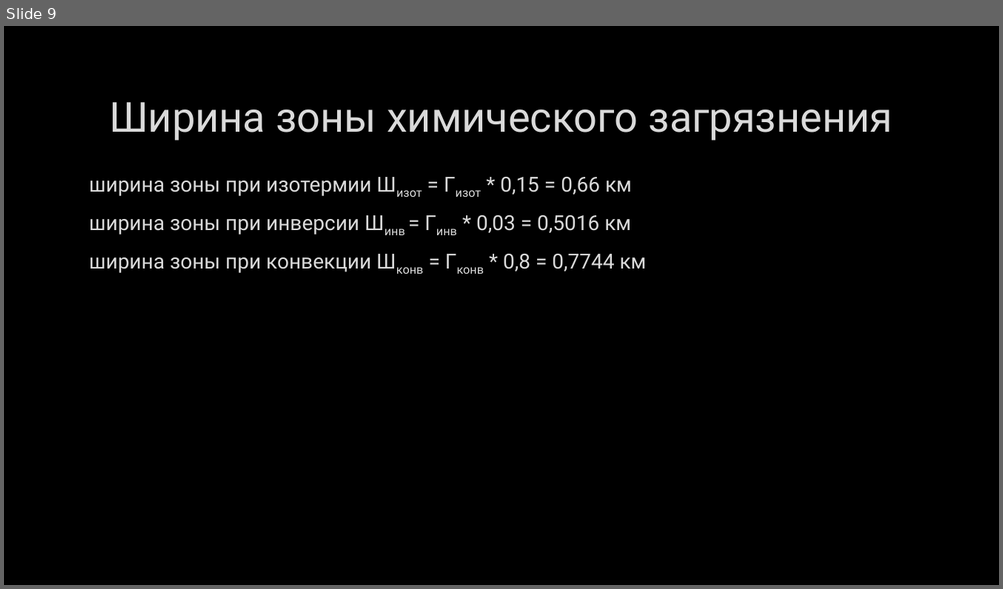
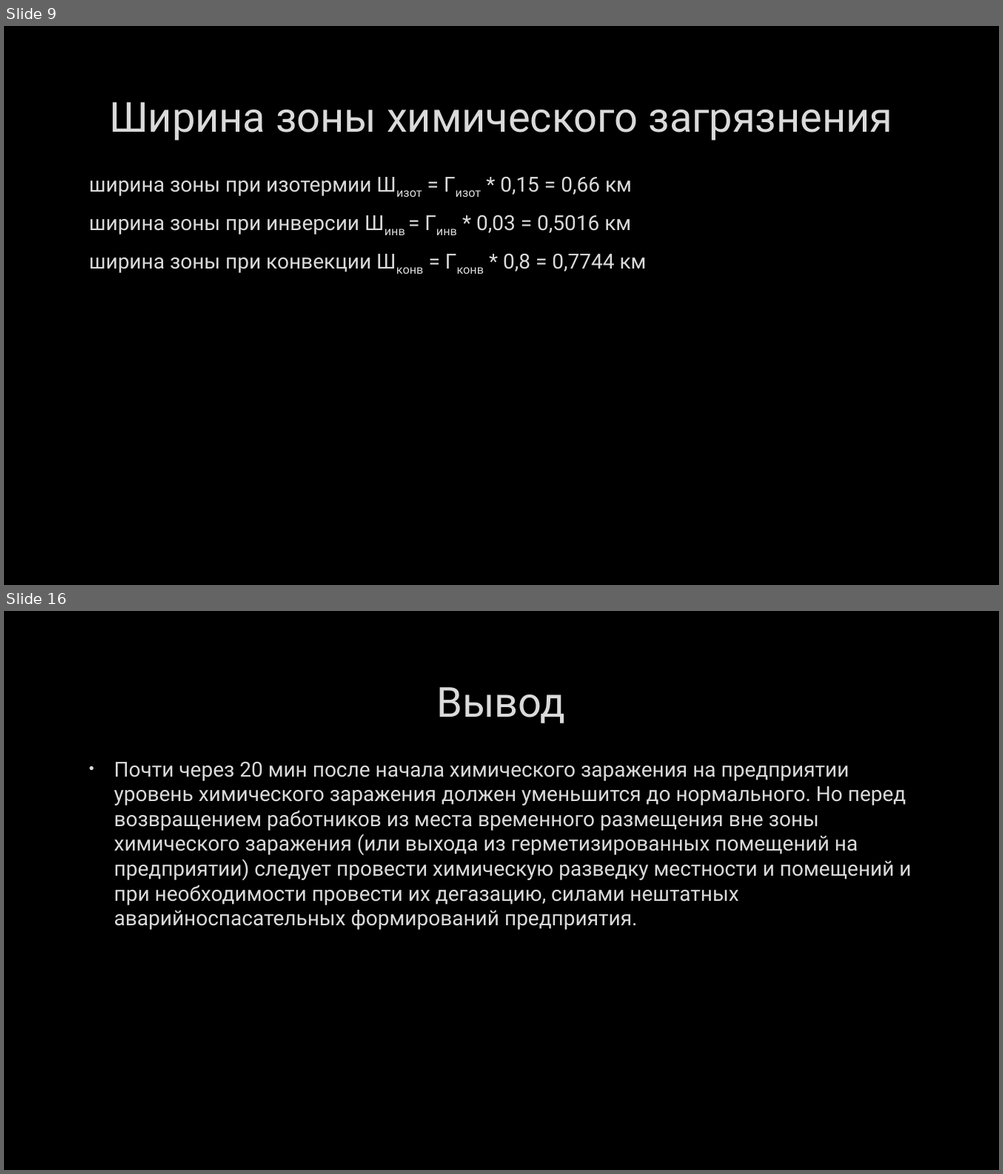
Before and after one commit to wemik2323/LP, a slide deck: BZD/AXOB.pptx. Shown one above the other, each under a label of ours: slide 9 before the commit, slides 9 and 16 after it; the slides between them are not shown. The pictures are 1003x589 and 1003x1174 pixels, drawn with LibreOffice and Linux fonts; fonts in the diff are those of the drawing; background and template pictures are left out. Boxes give left, top, right and bottom in pixels: in the first picture for what was removed or moved away, otherwise in the second. Text is boxed around its words. In the diff, an @@ line names an element or a change of style, - is before the commit and + after.

```diff
--- a/BZD/AXOB.pptx
+++ b/BZD/AXOB.pptx
@@ slide 16 added at (x1=4, y1=611, x2=999, y2=1170), background picture (left out) @@
@@ title added at (x1=436, y1=687, x2=565, y2=723), 40 pt, text #DADADA @@
+Вывод
@@ text added at (x1=114, y1=762, x2=910, y2=930), 20 pt, text #DADADA @@
+• Почти через 20 мин после начала химического заражения на предприятии уровень химического заражения должен уменьшится до нормального. Но перед возвращением работников из места временного размещения вне зоны химического заражения (или выхода из герметизированных помещений на предприятии) следует провести химическую разведку местности и помещений и при необходимости провести их дегазацию, силами нештатных аварийноспасательных формирований предприятия.
```
Also in this commit, not shown: 1 slide changed, 11 other slides added, 3 other files.
